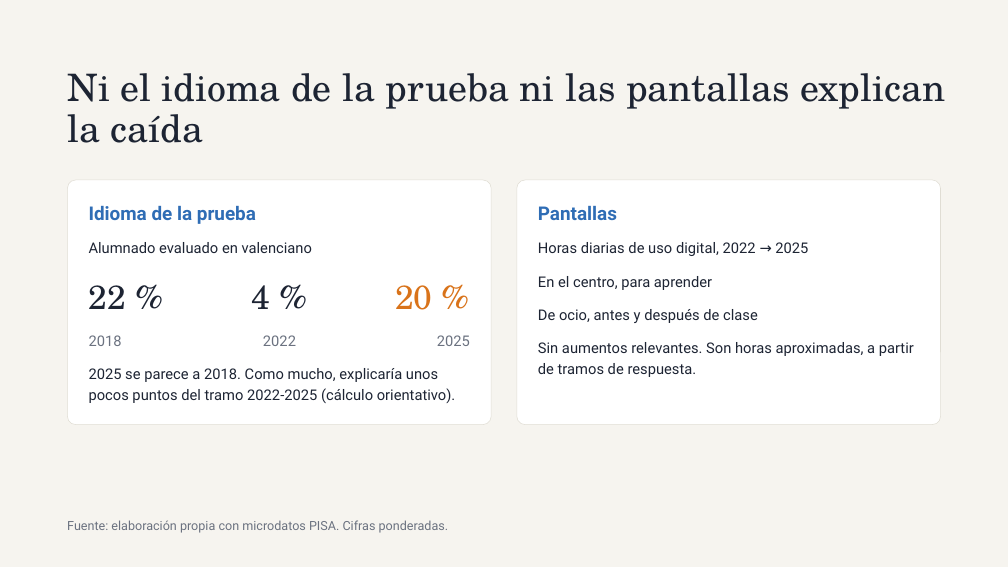
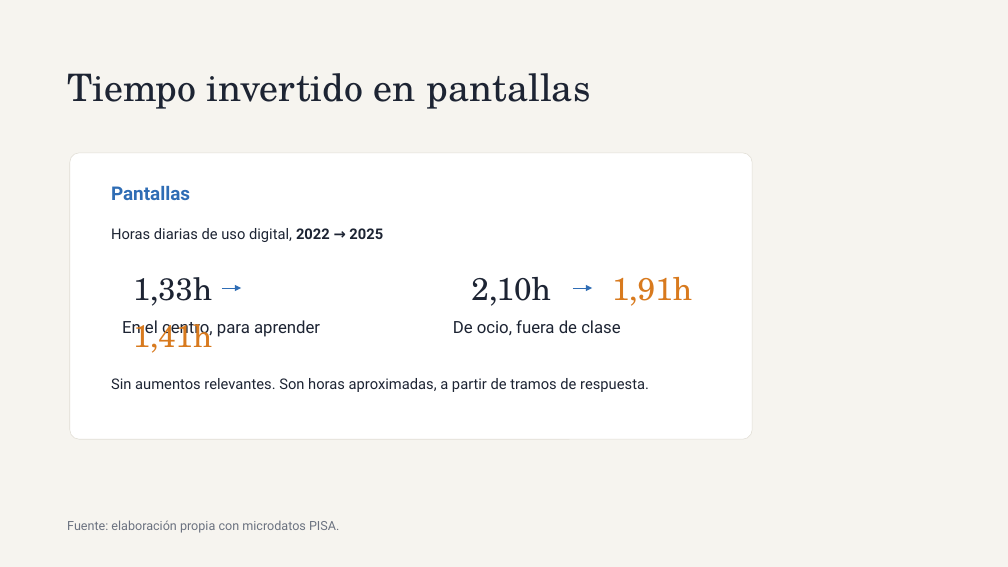
Before and after one commit to PaulitaLull/EDA_PAULA_LULL, a slide deck: slide 10 of ppt.pptx. Drawn at 1008x567 pixels with LibreOffice and Linux fonts; fonts in the diff are those of the drawing. Boxes give left, top, right and bottom in pixels: in the first picture for what was removed or moved away, otherwise in the second. Text is boxed around its words. In the diff, an @@ line names an element or a change of style, - is before the commit and + after.

```diff
--- a/ppt.pptx
+++ b/ppt.pptx
@@ title at [67,73,590,109]: text changed @@
-Ni el idioma de la prueba ni las pantallas explican la caída
+Tiempo invertido en pantallas
@@ rounded rectangle: place and size @@
-rounded rectangle at [517,180,941,425]
+rounded rectangle at [70,153,752,439]
@@ rounded rectangle removed at [67,180,491,425] @@
@@ text removed at [89,206,256,224] @@
-Idioma de la prueba
@@ text "Pantallas": place and size @@
-text "Pantallas" at [538,206,617,220]
+text "Pantallas" at [111,186,190,200]
@@ text "Horas diarias de uso digital, ...": place and size @@
-text "Horas diarias de uso digital, ..." at [538,242,808,256]
+text "Horas diarias de uso digital, ..." at [111,228,383,242]
@@ text "Horas diarias de uso digital, ..." at [111,228,383,242]: bold on in "2022 → 2025" @@
@@ text removed at [89,242,312,253] @@
-Alumnado evaluado en valenciano
@@ text removed at [89,285,126,309] @@
-22 %
@@ text added at [133,277,212,353], 29.6 pt, text #1D2433 @@
+1,33h 1,41h
@@ arrow added from (222, 288) to (241, 288), #2F6DB5 0.5 pt @@
@@ text removed at [251,285,270,309] @@
-4 %
@@ text removed at [395,285,432,310] @@
-20 %
@@ text added at [471,277,692,306], 30 pt, text #1D2433 @@
+2,10h 1,91h
@@ arrow added from (573, 288) to (592, 288), #2F6DB5 0.5 pt @@
@@ text "En el centro, para aprender": place and size @@
-text "En el centro, para aprender" at [538,276,712,290]
+text "En el centro, para aprender" at [122,320,320,338]
@@ text "En el centro, para aprender" at [122,320,320,338]: size 14 to 16 pt @@
@@ text at [453,320,620,335]: text changed; size 14 to 16 pt @@
-De ocio, antes y después de clase
+De ocio, fuera de clase
@@ text removed at [89,335,122,346] @@
-2018
@@ text removed at [263,335,296,346] @@
-2022
@@ text removed at [437,335,470,346] @@
-2025
@@ text removed at [89,368,456,403] @@
-2025 se parece a 2018. Como mucho, explicaría unos pocos puntos del tramo 2022-2025 (cálculo orientativo).
@@ text "Sin aumentos relevantes. Son horas ..." rewrapped from [538,342,914,377] to [111,378,649,392] @@
@@ text at [67,520,339,533]: text changed @@
-Fuente: elaboración propia con microdatos PISA. Cifras ponderadas.
+Fuente: elaboración propia con microdatos PISA.
```
Also in this commit, not shown: 10 other slides changed, 9 other files.
